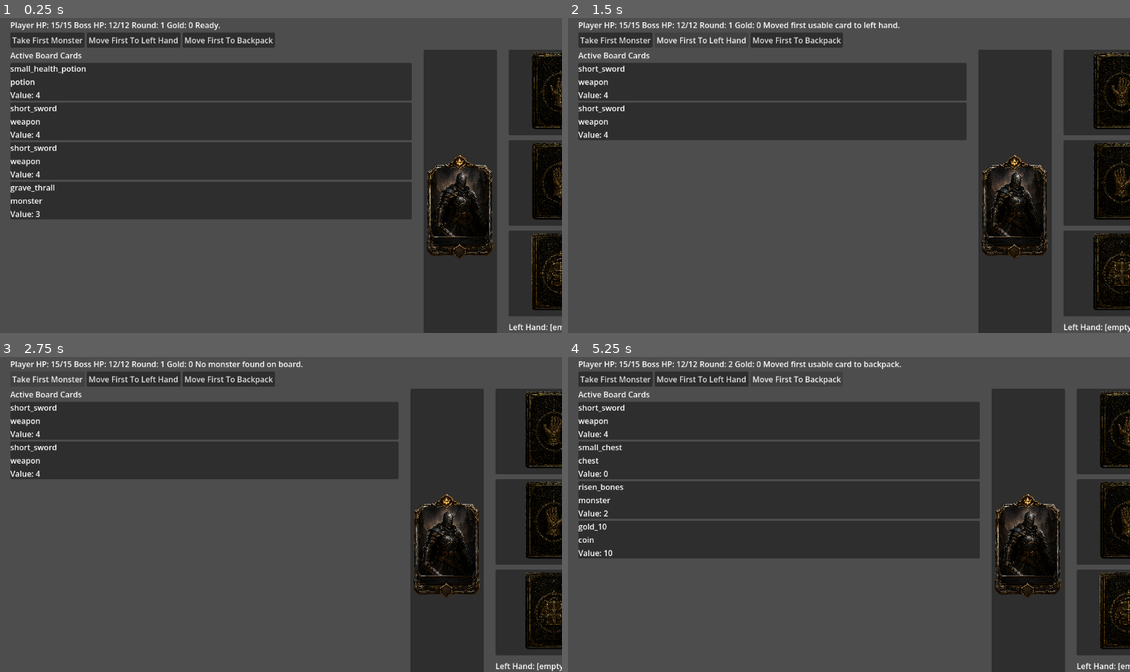
Above: before the commit, frames 1-4 (two rows, left to right).
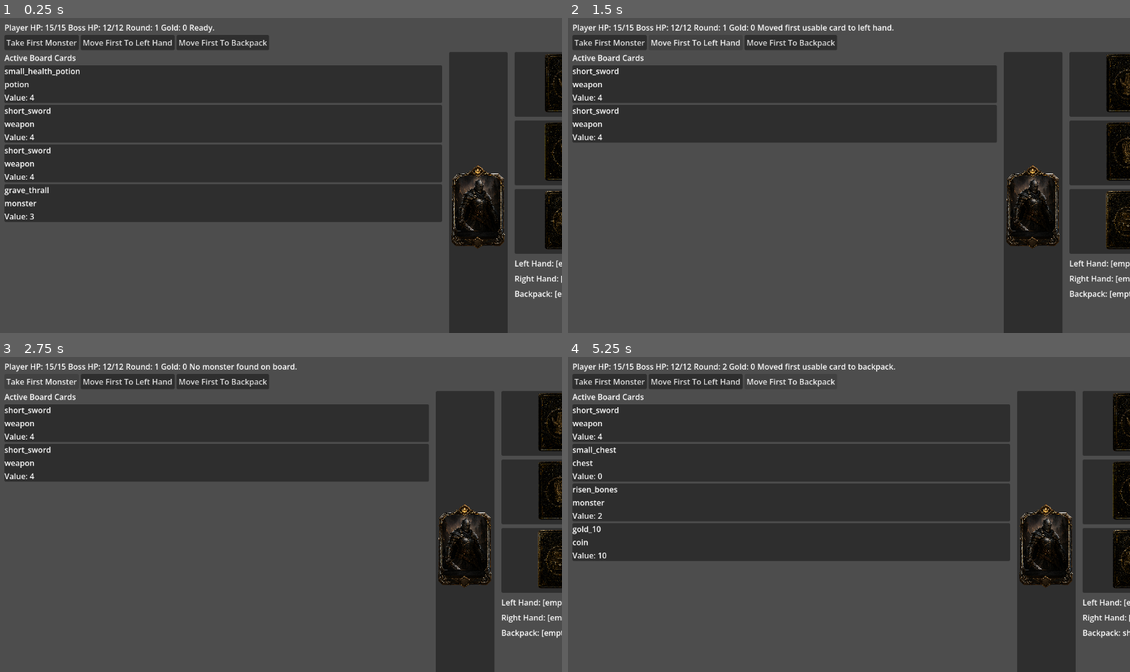
Above: after the commit, the same moments.

Repository: adamdyess81/TheSeventhShard
Game: Godot game, scene res://combat/combat_scene.tscn
Same seed, same stepped clock (60 frames per second), same inputs: the game is played once before the commit and once after it. The project has no main scene, so this scene is started directly.
Inputs:
- Up to frame 1 (0.25 s): no input
- Up to frame 2 (1.5 s): click "Take First Monster" at 0.5 s; click "Move First To Left Hand" at 1.25 s
- Up to frame 3 (2.75 s): click "Take First Monster" at 2 s
- Up to frame 4 (5.25 s): click "Move First To Left Hand" at 2.75 s; click "Take First Monster" at 3.5 s; click "Move First To Left Hand" at 4.25 s; click "Move First To Backpack" at 5 s

The runs differ from the first frame. In frame 1, 19% of the frame differs, in the area x 0-100%, y 1-100%; in frame 2, 17%; in frame 3, 17%; in frame 4, 19%.

Commit message:
Tighten combat drop zone layout spacing

Diff:
--- a/combat/combat_scene.tscn
+++ b/combat/combat_scene.tscn
@@ -19,10 +19,10 @@
 anchors_preset = 15
 anchor_right = 1.0
 anchor_bottom = 1.0
-offset_left = 24.0
-offset_top = 24.0
-offset_right = -24.0
-offset_bottom = -24.0
+offset_left = 12.0
+offset_top = 12.0
+offset_right = -12.0
+offset_bottom = -12.0
 grow_horizontal = 2
 grow_vertical = 2
 
@@ -68,7 +68,7 @@
 [node name="PlayArea" type="HBoxContainer" parent="RootLayout" unique_id=194280336]
 layout_mode = 2
 size_flags_vertical = 3
-theme_override_constants/separation = 24
+theme_override_constants/separation = 14
 
 [node name="BoardSection" type="VBoxContainer" parent="RootLayout/PlayArea" unique_id=1821397121]
 layout_mode = 2
@@ -86,7 +86,7 @@
 
 [node name="PlayerAvatarDropZone" type="PanelContainer" parent="RootLayout/PlayArea" unique_id=1411459182]
 layout_mode = 2
-custom_minimum_size = Vector2(150, 220)
+custom_minimum_size = Vector2(120, 176)
 script = ExtResource("2_a5s3s")
 drop_target = "player_avatar"
 combat_scene_path = NodePath("../../..")
@@ -94,7 +94,7 @@
 
 [node name="AvatarTexture" type="TextureRect" parent="RootLayout/PlayArea/PlayerAvatarDropZone" unique_id=1326504604]
 layout_mode = 2
-custom_minimum_size = Vector2(150, 220)
+custom_minimum_size = Vector2(120, 176)
 mouse_filter = 2
 texture = ExtResource("3_3of7o")
 expand_mode = 1
@@ -102,18 +102,18 @@
 
 [node name="EquipmentSection" type="VBoxContainer" parent="RootLayout/PlayArea" unique_id=586308777]
 layout_mode = 2
-theme_override_constants/separation = 10
+theme_override_constants/separation = 8
 
 [node name="LeftHandDropZone" type="PanelContainer" parent="RootLayout/PlayArea/EquipmentSection" unique_id=462332348]
 layout_mode = 2
-custom_minimum_size = Vector2(130, 175)
+custom_minimum_size = Vector2(98, 132)
 script = ExtResource("2_a5s3s")
 drop_target = "left_hand"
 combat_scene_path = NodePath("../../../..")
 
 [node name="PlacementTexture" type="TextureRect" parent="RootLayout/PlayArea/EquipmentSection/LeftHandDropZone" unique_id=1195069394]
 layout_mode = 2
-custom_minimum_size = Vector2(130, 175)
+custom_minimum_size = Vector2(98, 132)
 mouse_filter = 2
 texture = ExtResource("4_8wbxd")
 expand_mode = 1
@@ -121,14 +121,14 @@
 
 [node name="RightHandDropZone" type="PanelContainer" parent="RootLayout/PlayArea/EquipmentSection" unique_id=1720654289]
 layout_mode = 2
-custom_minimum_size = Vector2(130, 175)
+custom_minimum_size = Vector2(98, 132)
 script = ExtResource("2_a5s3s")
 drop_target = "right_hand"
 combat_scene_path = NodePath("../../../..")
 
 [node name="PlacementTexture" type="TextureRect" parent="RootLayout/PlayArea/EquipmentSection/RightHandDropZone" unique_id=962472168]
 layout_mode = 2
-custom_minimum_size = Vector2(130, 175)
+custom_minimum_size = Vector2(98, 132)
 mouse_filter = 2
 texture = ExtResource("5_6ggyu")
 expand_mode = 1
@@ -136,14 +136,14 @@
 
 [node name="BackpackDropZone" type="PanelContainer" parent="RootLayout/PlayArea/EquipmentSection" unique_id=1831735766]
 layout_mode = 2
-custom_minimum_size = Vector2(130, 175)
+custom_minimum_size = Vector2(98, 132)
 script = ExtResource("2_a5s3s")
 drop_target = "backpack"
 combat_scene_path = NodePath("../../../..")
 
 [node name="PlacementTexture" type="TextureRect" parent="RootLayout/PlayArea/EquipmentSection/BackpackDropZone" unique_id=1243900246]
 layout_mode = 2
-custom_minimum_size = Vector2(130, 175)
+custom_minimum_size = Vector2(98, 132)
 mouse_filter = 2
 texture = ExtResource("6_7f78p")
 expand_mode = 1
